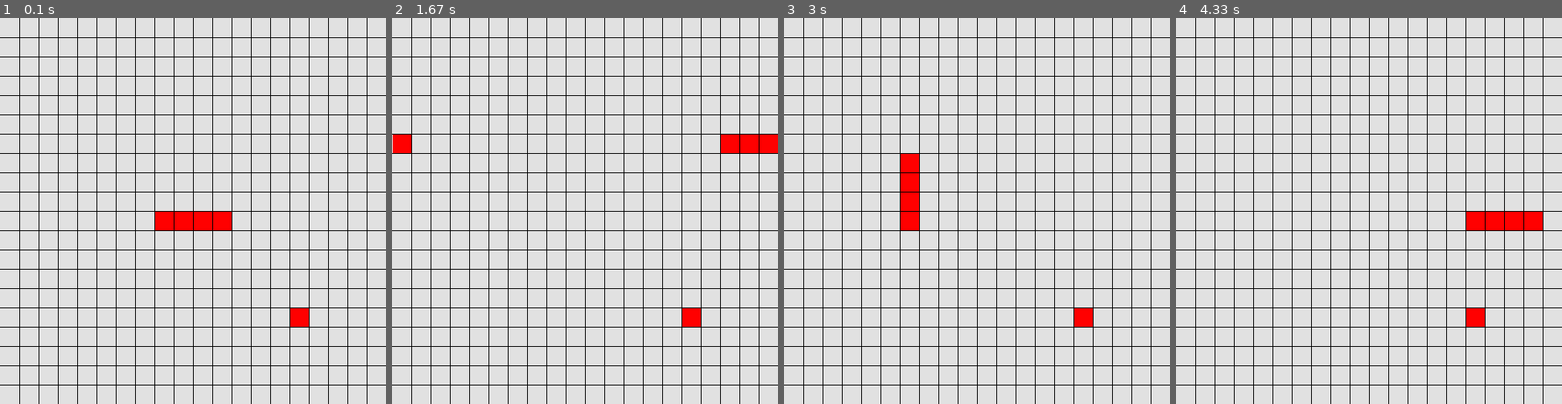
Above: before the commit, frames 1-4 (left to right).
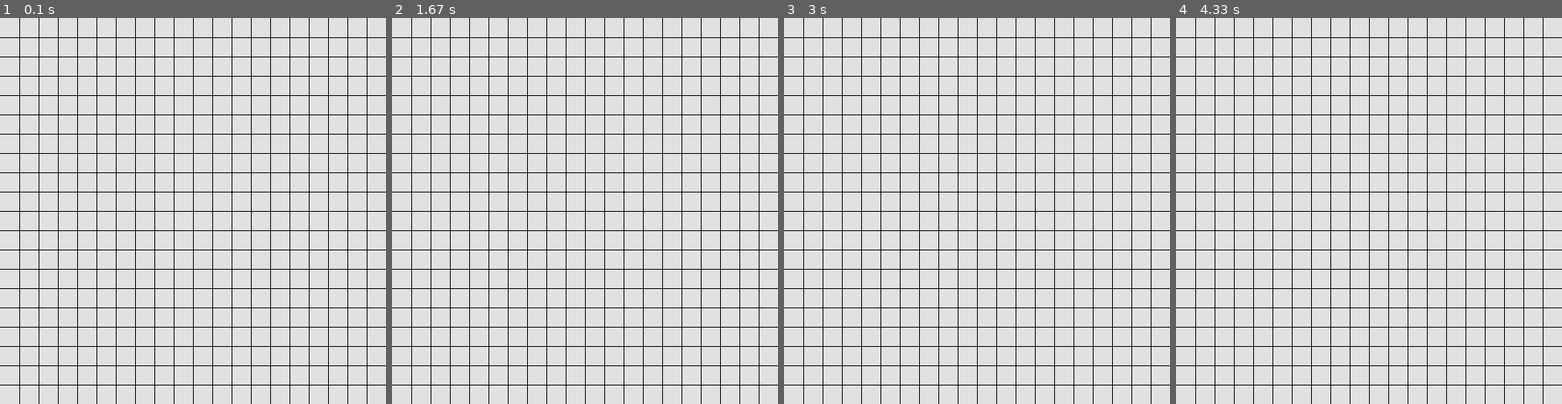
Above: after the commit, the same moments.

Repository: zbarnes-wtamu/snake
Game: pygame game, started from snake.py
Two runs of this game, one before a commit and one after it. Both use one fixed random seed, a clock stepped at 60 frames per second and the inputs below.
Inputs:
- Up to frame 1 (0.1 s): no input
- Up to frame 2 (1.67 s): hold Right 0.33-0.8 s; hold Up 0.83-1.3 s; hold Right from 1.33 s (still down)
- Up to frame 3 (3 s): release Right at 1.8 s; hold Down 2.4-2.87 s; hold Left from 2.9 s (still down)
- Up to frame 4 (4.33 s): release Left at 3.37 s

The runs differ from the first frame. In frame 1, 1.2% of the frame differs, in the area x 40-80%, y 50-80%; in frame 2, 1.2%; in frame 3, 1.2%; in frame 4, 1.2%.

Commit message:
added beep function to play when food is eaten, executed in separate thread

Diff:
--- a/snake.py
+++ b/snake.py
@@ -15,7 +15,16 @@
 import sys
 import random
 from datetime import datetime
-
+import winsound
+import _thread
+
+def beep():
+    '''
+    method to play a beep
+    '''
+    frequency = 2000
+    duration = 100
+    winsound.Beep(frequency, duration)
 
 class Board(object):
     '''
@@ -168,6 +177,7 @@
         '''
         self.__food.x = random.randint(0,19)
         self.__food.y = random.randint(0,19)
+        _thread.start_new_thread(beep, ())
 
     def grow(self):
         '''
@@ -252,7 +262,7 @@
         board.draw(window)                      # draw board to window
         snake.draw(window)                      # draw snake to window
         pygame.display.flip()                   # update the window
-        fps.tick(8)                            # max fps
+        # fps.tick(8)                            # max fps
         running = not snake.check_collision()
 
 
